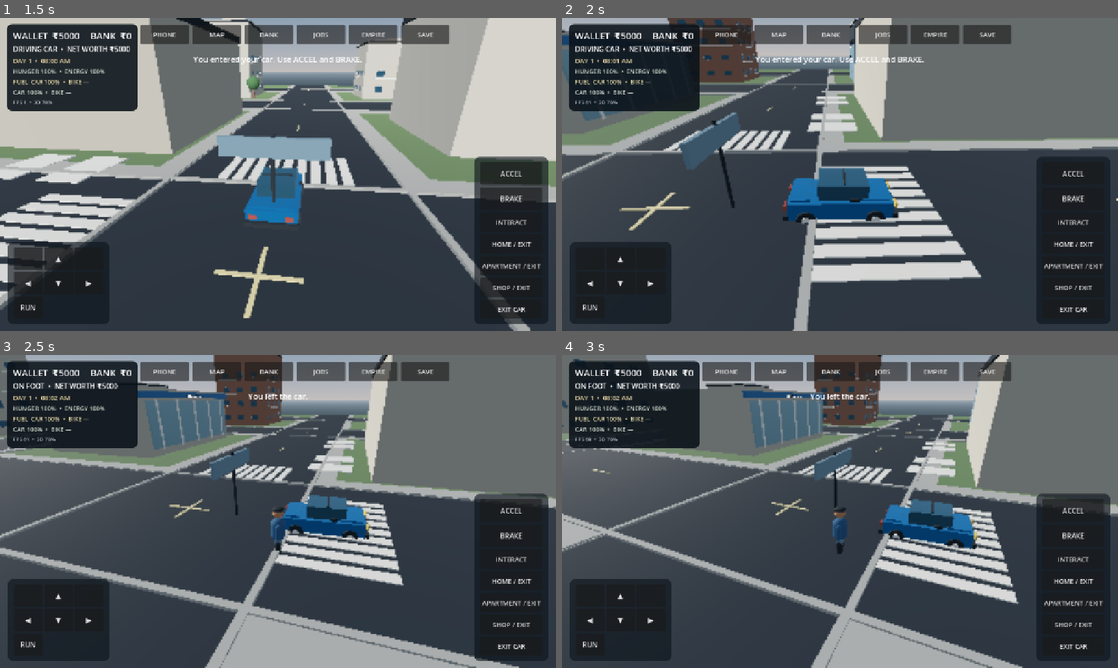
Above: before the commit, frames 1-4 (two rows, left to right).
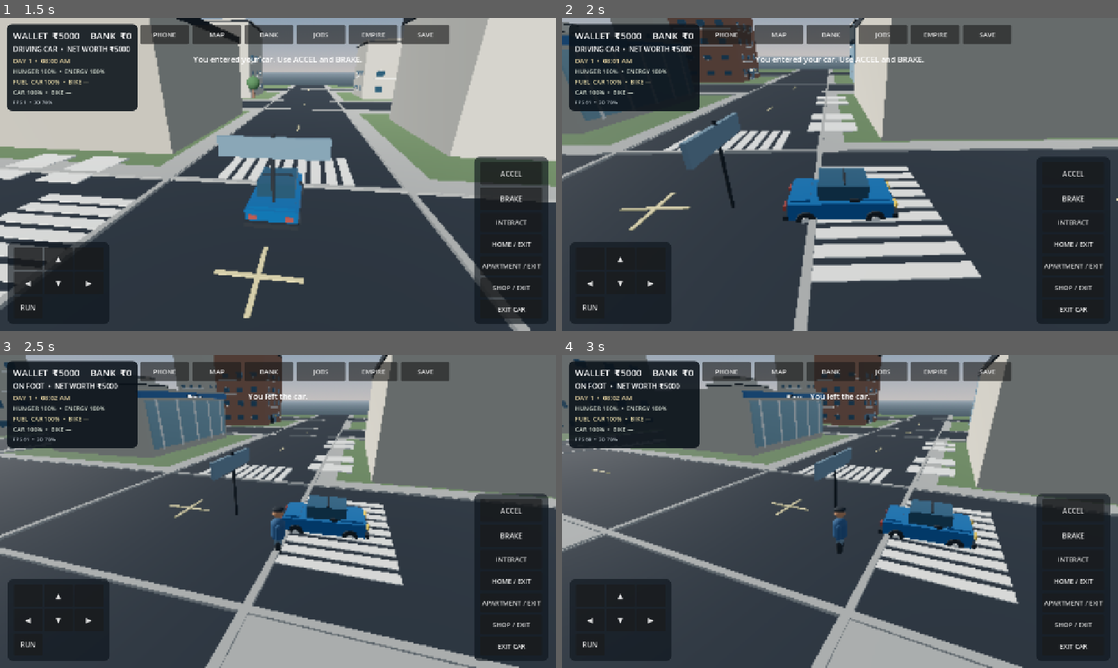
Above: after the commit, the same moments.

Repository: g82202773-coder/-blue-orbit-731
Game: Godot game, scene res://scenes/main.tscn
Two runs of this game, one before a commit and one after it. Both use one fixed random seed, a clock stepped at 60 frames per second and the inputs below.
Inputs (mouse positions are in pixels of both pictures, inside the frame that each line leads up to):
- Up to frame 1 (1.5 s): move the mouse to (250, 237) at 0.52 s; hold W (move_forward) 0.53-1.25 s; tap E (interact) at 0.6 s; click (250, 237) at 0.67 s; drag from (444, 221) to (250, 237) at 1.27 s
- Up to frame 2 (2 s): no input
- Up to frame 3 (2.5 s): move the mouse to (111, 464) at 2.02 s; hold A (move_left) from 2.03 s (still down); tap E (interact) at 2.1 s
- Up to frame 4 (3 s): release A (move_left) at 2.75 s; drag from (867, 511) to (673, 464) at 2.77 s

Frame 1 is identical in both runs. In frame 2, 0.3% of the frame differs, in the area x 0-35%, y 0-20%; in frame 3, 0.9%; in frame 4, 1.0%, in the area x 27-57%, y 0-22%.

Commit message:
Expand Navapura outer neighbourhood and diversify commercial shopfronts

Diff:
--- a/scripts/main.gd
+++ b/scripts/main.gd
@@ -338,13 +338,25 @@
     for x in [-60.0, -20.0, 20.0, 60.0]:
         for z in [-60.0, -20.0, 20.0, 60.0]:
             # Reserve four central commercial plots for individually modelled landmarks.
-            var landmark_plot: bool = (x == -20.0 and z == -20.0) or (x == 20.0 and z == -20.0) or (x == -20.0 and z == 20.0) or (x == 20.0 and z == 20.0)
+            var landmark_plot: bool = (x == -20.0 and z == -20.0) or (x == 20.0 and z == -20.0) or (x == -20.0 and z == 20.0) or (x == 20.0 and z == 20.0) or (x == 60.0 and z == -20.0)
             if not landmark_plot:
                 var width := 13.0 + float(index % 3) * 1.4
                 var depth := 13.0 + float((index + 1) % 3) * 1.3
                 var height := 7.0 + float((index * 5) % 12)
                 _build_building(Vector3(x, height * 0.5, z), Vector3(width, height, depth), palettes[index % palettes.size()], index)
             index += 1
+
+    # Outer neighbourhood blocks extend the playable city beyond the first central grid.
+    var perimeter_plots: Array[Vector3] = [
+        Vector3(-100.0, 0.0, -100.0), Vector3(-100.0, 0.0, -60.0),
+        Vector3(-100.0, 0.0, 60.0), Vector3(-100.0, 0.0, 100.0),
+        Vector3(100.0, 0.0, -100.0), Vector3(100.0, 0.0, 60.0)
+    ]
+    for plot_index in range(perimeter_plots.size()):
+        var plot := perimeter_plots[plot_index]
+        var outer_height := 10.0 + float((plot_index * 7) % 15)
+        var outer_size := Vector3(15.0 + float(plot_index % 3) * 1.5, outer_height, 14.0 + float((plot_index + 1) % 3) * 1.5)
+        _build_building(Vector3(plot.x, outer_height * 0.5, plot.z), outer_size, palettes[(plot_index + 1) % palettes.size()], index + plot_index)
 
     for p in [
         Vector3(-28.0, 0.0, -13.0), Vector3(28.0, 0.0, -13.0),
@@ -1029,7 +1041,7 @@
             trim_transforms.append(Transform3D(Basis.IDENTITY, center + Vector3(0.0, trim_y, size.z * 0.5 + 0.02)))
             trim_transforms.append(Transform3D(Basis(Vector3.UP, PI * 0.5), center + Vector3(-size.x * 0.5 - 0.02, trim_y, 0.0)))
             trim_transforms.append(Transform3D(Basis(Vector3.UP, PI * 0.5), center + Vector3(size.x * 0.5 + 0.02, trim_y, 0.0)))
-    if index % 4 == 0:
+    if index % 2 == 0:
         _build_shop_front(body, size, index)
 
 func _create_multimesh_batch(mesh: Mesh, material: Material, transforms: Array[Transform3D], node_name: String) -> void:
@@ -1088,17 +1100,23 @@
     _create_multimesh_batch(zebra, mats["white"], crossings, "InstancedZebraCrossings")
 
 func _build_shop_front(parent: Node3D, size: Vector3, index: int) -> void:
-    var sign_color: Material = mats["red"] if index % 8 == 0 else mats["blue"]
-    _box_mesh(parent, Vector3(4.5, 0.72, 0.24), Vector3(0.0, -size.y * 0.5 + 1.65, -size.z * 0.5 - 0.08), sign_color, "ShopCanopy")
-    _box_mesh(parent, Vector3(2.7, 1.7, 0.10), Vector3(0.0, -size.y * 0.5 + 0.75, -size.z * 0.5 - 0.045), mats["glass"], "ShopfrontWindow")
+    var sign_color: Material = mats["red"] if index % 4 == 0 else mats["blue"]
+    var facade_z := -size.z * 0.5 - 0.10
+    var lower_y := -size.y * 0.5 + 1.05
+    _box_mesh(parent, Vector3(5.0, 0.78, 0.32), Vector3(0.0, -size.y * 0.5 + 2.05, facade_z), sign_color, "ShopCanopy")
+    _box_mesh(parent, Vector3(2.8, 1.75, 0.12), Vector3(-1.05, lower_y, facade_z - 0.04), mats["glass"], "ShopfrontWindow")
+    _box_mesh(parent, Vector3(1.05, 2.05, 0.14), Vector3(2.05, lower_y + 0.15, facade_z - 0.05), mats["dark"], "ShopEntranceDoor")
+    _box_mesh(parent, Vector3(0.12, 2.15, 0.18), Vector3(1.48, lower_y + 0.15, facade_z - 0.08), mats["white"], "ShopDoorFrame")
+    _box_mesh(parent, Vector3(2.95, 0.14, 0.22), Vector3(-1.05, lower_y - 0.95, facade_z - 0.08), mats["white"], "ShopWindowSill")
+    _box_mesh(parent, Vector3(2.8, 0.12, 0.65), Vector3(-1.05, lower_y + 1.0, facade_z - 0.35), mats["yellow"], "ShopDisplayShelf")
     var sign := Label3D.new()
-    var names := ["MARKET", "TEA HOUSE", "MOBILE HUB", "GROCERY"]
-    sign.text = names[(index / 4) % names.size()]
-    sign.font_size = 28
+    var names := ["MARKET", "TEA HOUSE", "MOBILE HUB", "GROCERY", "PHARMACY", "CAFE", "CLOTHING", "ELECTRONICS", "BAKERY", "BOOK STORE", "RESTAURANT", "SALON"]
+    sign.text = names[(index / 2) % names.size()]
+    sign.font_size = 25
     sign.outline_size = 5
     sign.modulate = Color("#fff4d8")
-    sign.position = Vector3(0.0, -size.y * 0.5 + 1.75, -size.z * 0.5 - 0.13)
-    sign.pixel_size = 0.012
+    sign.position = Vector3(0.0, -size.y * 0.5 + 2.15, facade_z - 0.18)
+    sign.pixel_size = 0.011
     if index == 4:
         shop_sign = sign
     parent.add_child(sign)
